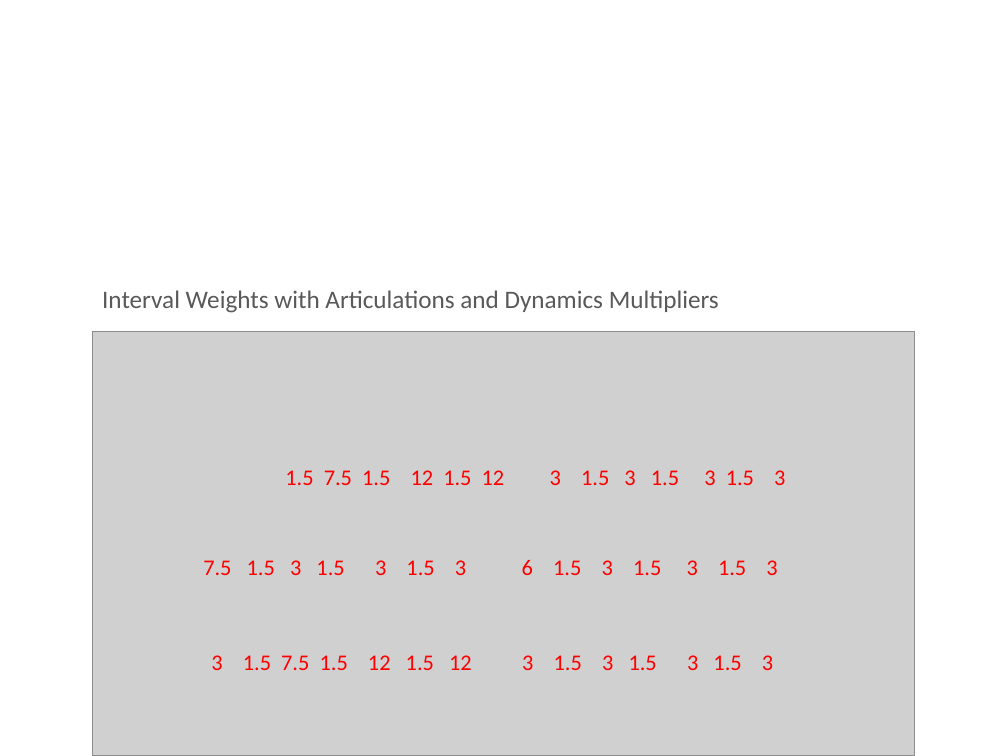
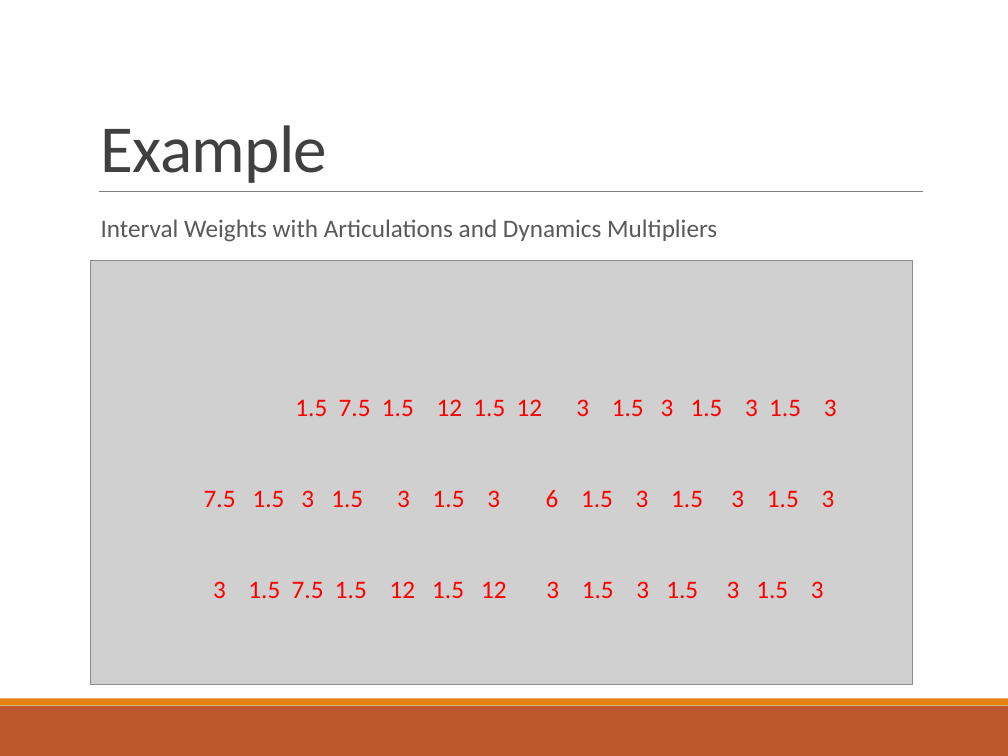
Before and after one commit to xwsxethan/MusicScoring, a slide deck: slide 21 of Documents/Thesis/ThesisDissertation.pptx (slide 20 before the commit). Drawn at 1008x756 pixels with LibreOffice and Linux fonts; fonts in the diff are those of the drawing; grey boxes stand for pictures; background and template pictures are left out. Boxes give left, top, right and bottom in pixels: in the first picture for what was removed or moved away, otherwise in the second. Text is boxed around its words. In the diff, an @@ line names an element or a change of style, - is before the commit and + after.

```diff
--- a/Documents/Thesis/ThesisDissertation.pptx
+++ b/Documents/Thesis/ThesisDissertation.pptx
@@ title "Example": place and size @@
-title "Example" at (50,38,958,164)
+title "Example" at (101,125,327,183)
@@ title "Example" at (101,125,327,183): size 46 to 48 pt, text colour #FFFFFF to #404040, letter spacing 0 to -0.5 pt; alignment centre to left; line spacing 1 to 0.85; vertical alignment middle to bottom @@
@@ text "Interval Weights with Articulations and ...": place and size @@
-text "Interval Weights with Articulations and ..." at (102,290,719,313)
+text "Interval Weights with Articulations and ..." at (101,219,717,242)
@@ line added from (99, 192) to (922, 192), #808080 0.5 pt @@
@@ picture: place and size @@
-picture at (93,332,914,756)
+picture at (91,260,912,684)
@@ text "1.5 7.5 1.5 12 1.5 ...": place and size @@
-text "1.5 7.5 1.5 12 1.5 ..." at (211,470,785,670)
+text "1.5 7.5 1.5 12 1.5 ..." at (213,399,837,598)
@@ text "1.5 7.5 1.5 12 1.5 ..." at (213,399,837,598): size 16 to 18 pt @@
@@ rectangle added at (0,706,1008,756), fill #BD582C @@
@@ rectangle added at (0,699,1008,706), fill #E48312 @@
```
Also in this commit, not shown: 35 other slides changed, 3 slides added, 3 slides removed.
